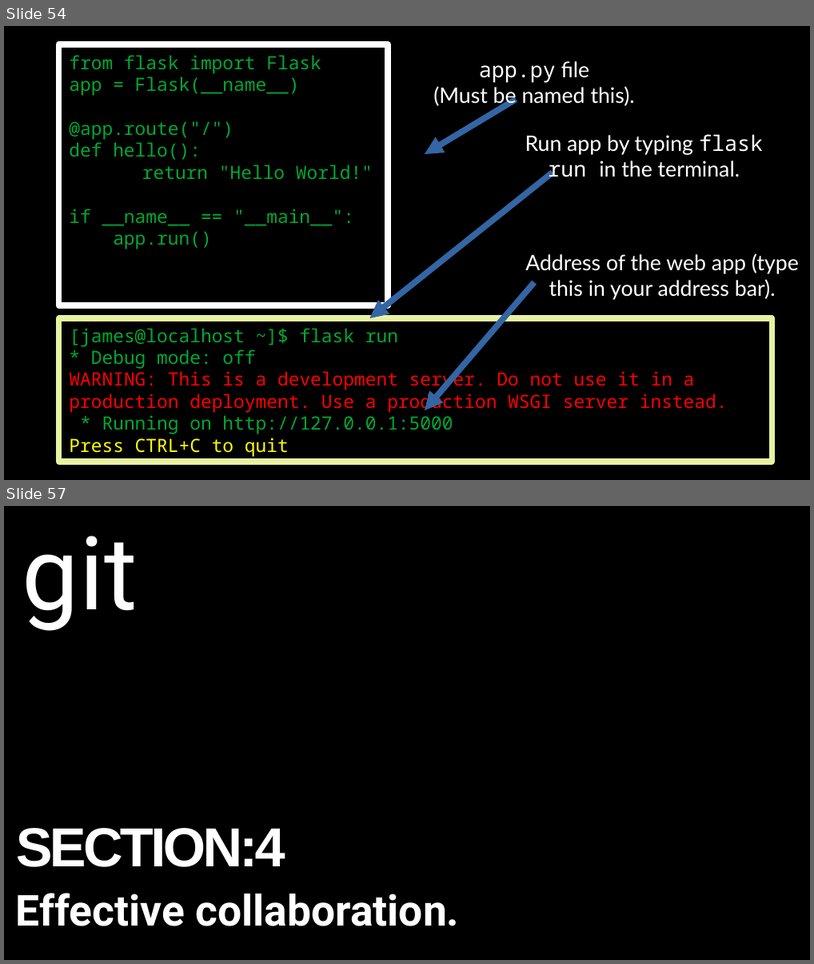
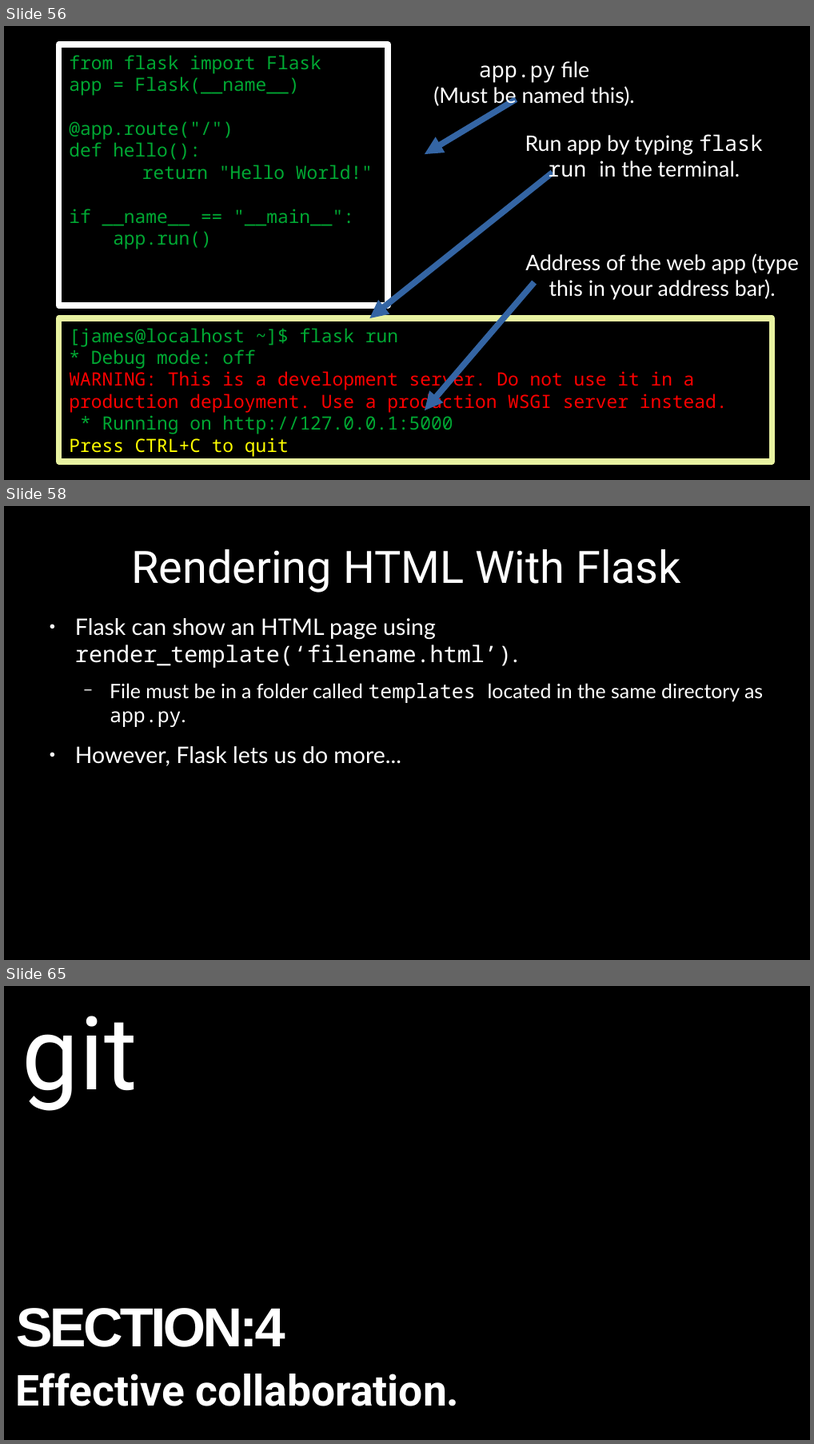
Before and after one commit to alexacallmebaka/htmlflasksql, a slide deck: slides/deck.odp. Shown one above the other, each under a label of ours: slides 54 and 57 before the commit, slides 56, 58 and 65 after it; the slides between them are not shown. The pictures are 814x964 and 814x1444 pixels, drawn with LibreOffice and Linux fonts; fonts in the diff are those of the drawing. Boxes give left, top, right and bottom in pixels: in the first picture for what was removed or moved away, otherwise in the second. Text is boxed around its words. In the diff, an @@ line names an element or a change of style, - is before the commit and + after.

```diff
--- a/slides/deck.odp
+++ b/slides/deck.odp
@@ slide 58 added at bbox=[4, 506, 810, 960], background #000000 @@
@@ title added at bbox=[132, 549, 682, 592], 44 pt, text #FFFFFF @@
+Rendering HTML With Flask
@@ text added at bbox=[75, 618, 763, 766], 22.4 pt, text #FFFFFF @@
+● Flask can show an HTML page using render_template(‘filename.html’).
+  − File must be in a folder called templates located in the same directory as app.py.
+● However, Flask lets us do more...
@@ what was slide 54 is now slide 56 @@
@@ what was slide 57 is now slide 65 @@
```
Also in this commit, not shown: 3 slides changed, 13 other slides added, 2 slides removed.
